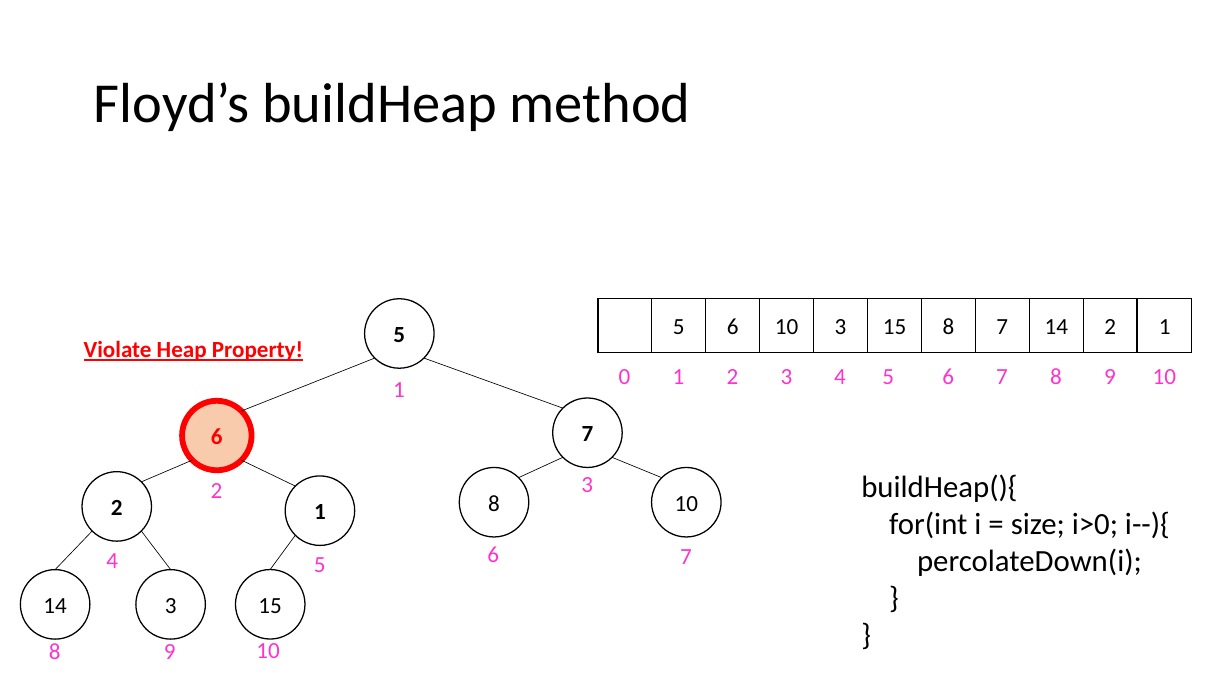
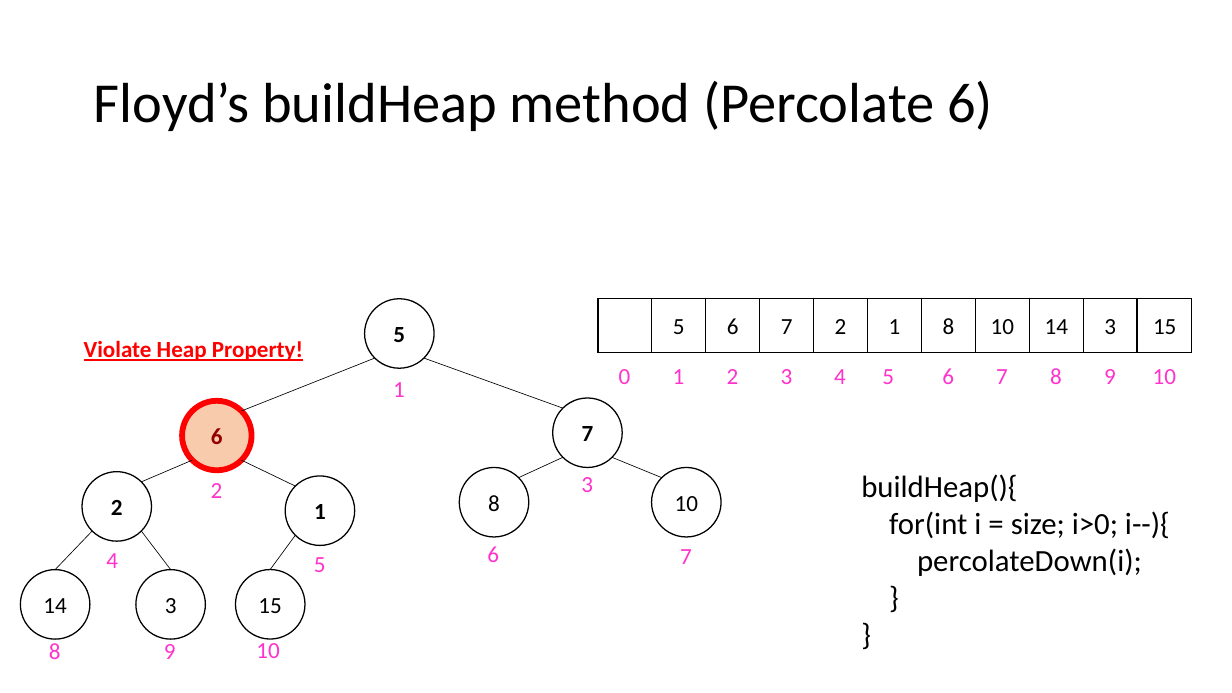
Before and after one commit to natebrunelle/cse332, a slide deck: slide 33 of demo_site/files/slides/lecture5_pqs_inkb.pptx. Drawn at 1232x693 pixels with LibreOffice and Linux fonts; fonts in the diff are those of the drawing; grey boxes stand for pictures. Boxes give left, top, right and bottom in pixels: in the first picture for what was removed or moved away, otherwise in the second. Text is boxed around its words. In the diff, an @@ line names an element or a change of style, - is before the commit and + after.

```diff
--- a/demo_site/files/slides/lecture5_pqs_inkb.pptx
+++ b/demo_site/files/slides/lecture5_pqs_inkb.pptx
@@ title at <box>94,81,993,131</box>: text changed @@
-Floyd’s buildHeap method
+Floyd’s buildHeap method (Percolate 6)
@@ rectangle "7": place and size @@
-rectangle "7" at <box>976,299,1030,352</box>
+rectangle "7" at <box>760,299,813,352</box>
@@ rectangle "2": place and size @@
-rectangle "2" at <box>1083,299,1137,352</box>
+rectangle "2" at <box>814,299,868,352</box>
@@ rectangle "1": place and size @@
-rectangle "1" at <box>1138,299,1191,352</box>
+rectangle "1" at <box>868,299,921,352</box>
@@ rectangle "10": place and size @@
-rectangle "10" at <box>760,299,813,352</box>
+rectangle "10" at <box>976,299,1030,352</box>
@@ rectangle "3": place and size @@
-rectangle "3" at <box>814,299,868,352</box>
+rectangle "3" at <box>1083,299,1137,352</box>
@@ rectangle "15": place and size @@
-rectangle "15" at <box>868,299,921,352</box>
+rectangle "15" at <box>1138,299,1191,352</box>
@@ ellipse "6" at <box>182,401,251,470</box>: text colour #FF0000 to #940000 @@
```
Also in this commit, not shown: 30 other slides changed, 1 slide added, 1 slide removed, 9 other files.
